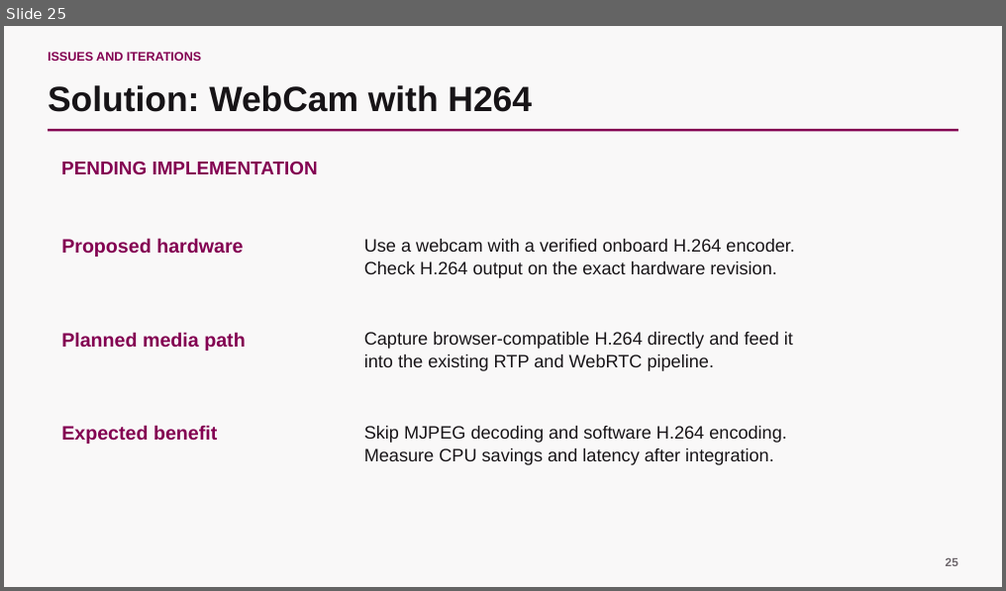
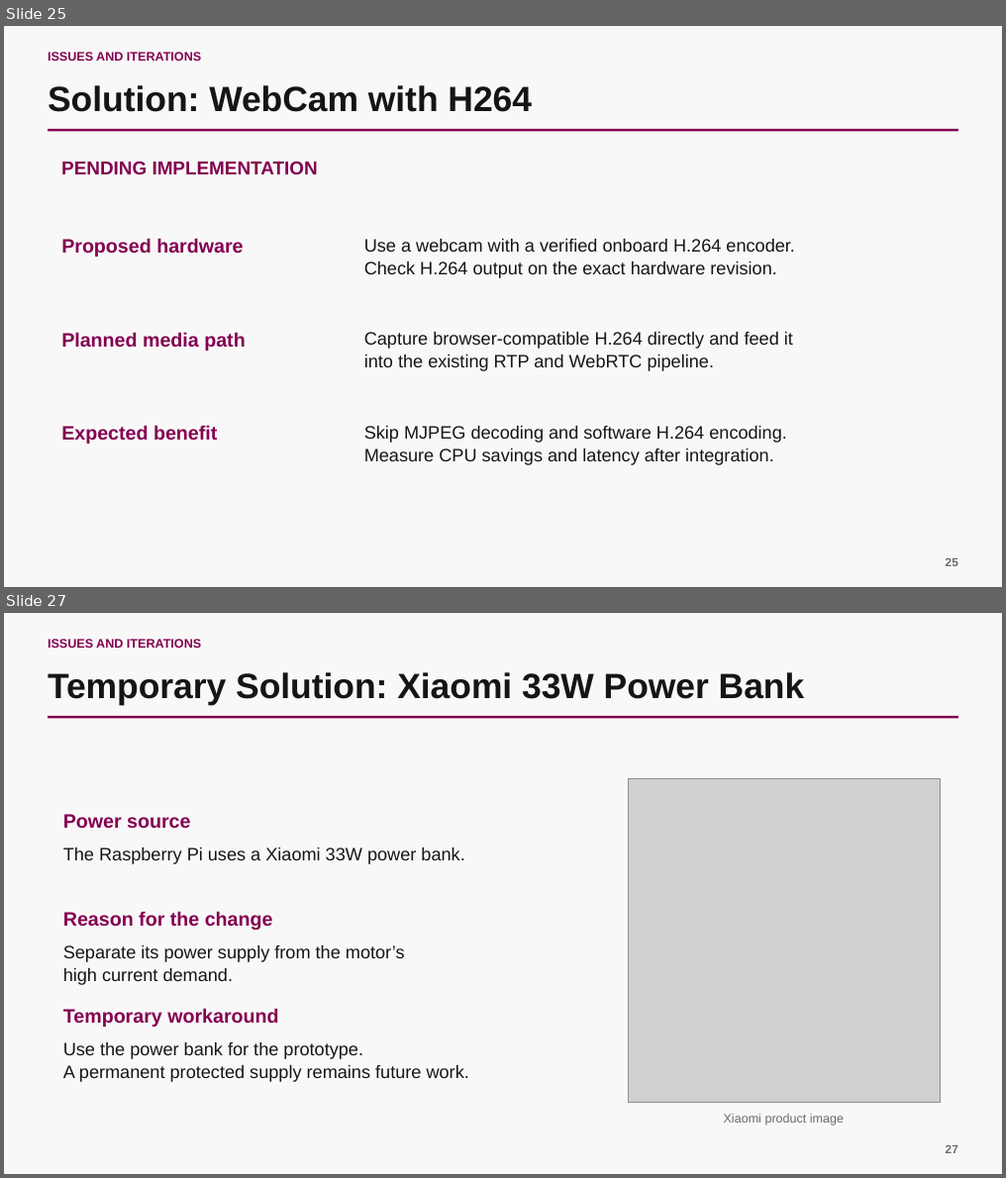
Before and after one commit to scarlet-radio-control/scarlet-radio-control, a slide deck: PRESENTATION.pptx. Shown one above the other, each under a label of ours: slide 25 before the commit, slides 25 and 27 after it; the slides between them are not shown. The pictures are 1006x591 and 1006x1178 pixels, drawn with LibreOffice and Linux fonts; fonts in the diff are those of the drawing; grey boxes stand for pictures. Boxes give left, top, right and bottom in pixels: in the first picture for what was removed or moved away, otherwise in the second. Text is boxed around its words. In the diff, an @@ line names an element or a change of style, - is before the commit and + after.

```diff
--- a/PRESENTATION.pptx
+++ b/PRESENTATION.pptx
@@ slide 27 added at (4, 613, 1002, 1174), background #F9F8F8 @@
@@ text added at (48, 639, 201, 648), 12 pt, text #830051, bold @@
+ISSUES AND ITERATIONS
@@ text added at (48, 672, 805, 706), 33.8 pt, text #171417, bold @@
+Temporary Solution: Xiaomi 33W Power Bank
@@ rectangle added at (48, 716, 958, 719), fill #830051 @@
@@ picture added at (628, 779, 940, 1103) @@
@@ text added at (63, 814, 190, 829), 18.8 pt, text #830051, bold @@
+Power source
@@ text added at (63, 848, 464, 864), 17.2 pt, text #171417 @@
+The Raspberry Pi uses a Xiaomi 33W power bank.
@@ text added at (63, 911, 273, 930), 18.8 pt, text #830051, bold @@
+Reason for the change
@@ text added at (63, 946, 405, 985), 17.2 pt, text #171417 @@
+Separate its power supply from the motor’s
+high current demand.
@@ text added at (63, 1008, 278, 1027), 18.8 pt, text #830051, bold @@
+Temporary workaround
@@ text added at (63, 1043, 469, 1082), 17.2 pt, text #171417 @@
+Use the power bank for the prototype.
+A permanent protected supply remains future work.
@@ text added at (724, 1114, 844, 1126), 12 pt, text #6F686D @@
+Xiaomi product image
@@ text added at (945, 1146, 958, 1154), 11.2 pt, text #6F686D, bold @@
+27
```
Also in this commit, not shown: 10 slides changed.
